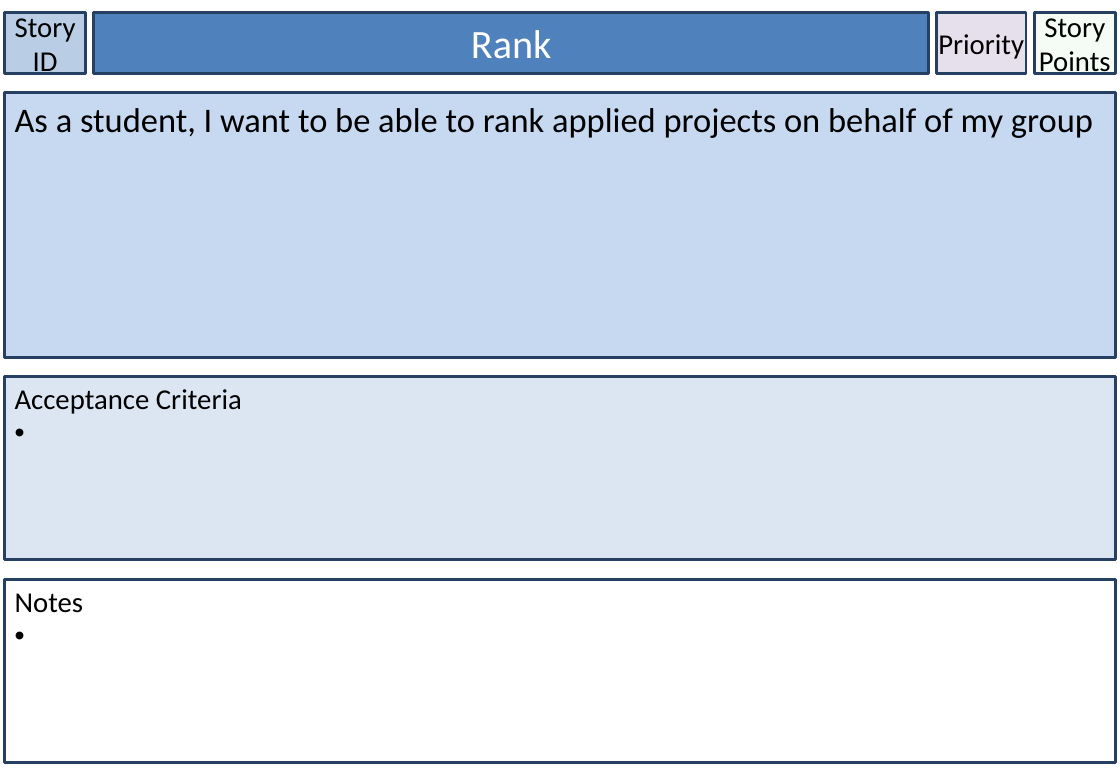
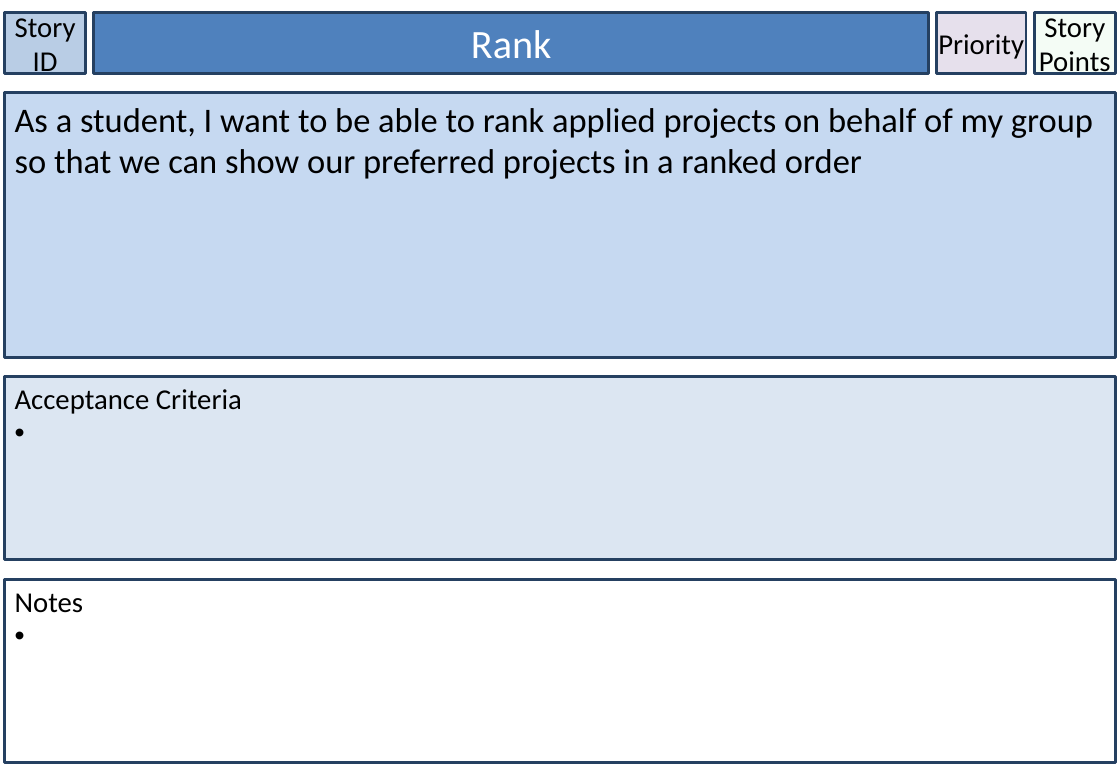
Before and after one commit to BrissyKim/group14, a slide deck: slide 6 of User_story/User stories - Sean.pptx. Drawn at 1120x775 pixels with LibreOffice and Linux fonts; fonts in the diff are those of the drawing. Boxes give left, top, right and bottom in pixels: in the first picture for what was removed or moved away, otherwise in the second. Text is boxed around its words. In the diff, an @@ line names an element or a change of style, - is before the commit and + after.

```diff
--- a/User_story/User stories - Sean.pptx
+++ b/User_story/User stories - Sean.pptx
@@ text in rectangle at (x1=15, y1=108, x2=1093, y2=179): text changed @@
-As a student, I want to be able to rank applied projects on behalf of my group
+As a student, I want to be able to rank applied projects on behalf of my group so that we can show our preferred projects in a ranked order
```
Also in this commit, not shown: 7 other slides changed, 1 slide added.
